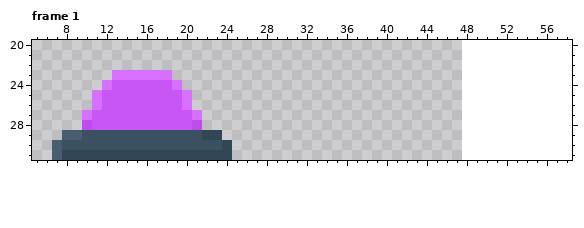
Pixel-art file: ColorblindnessGame/Assets/Interactive Objects/Button_Sprite.aseprite. The first picture shows the starting point.
64x64 pixels, 2 frames. Shown: frame 1: x 5..58, y 20..31. The old version is drawn lined up with the new one, on the new canvas. The commit also changed other frames, which this record leaves out.
Once edited:
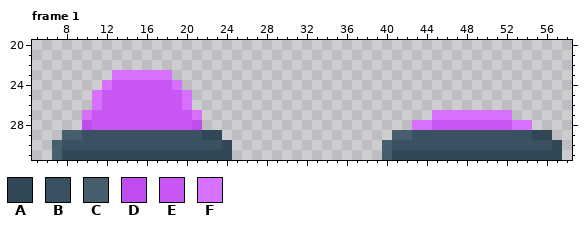
Palette (. is transparent): A #314756  B #3a5161  C #475e6e  D #bf4cec  E #c856f4  F #d76fff
Diff:
{"change": "canvas 64x64 -> 64x32, the old top-left corner now at -16,-32 (the part of the old canvas that was cut away was empty and is not shown)"}
{"where": "frame 1"}
{"frame":1,"y":27,"x":45,"old":"........","new":"FFFFFFFF"}
{"frame":1,"y":28,"x":43,"old":"............","new":"FFEEEEEEEEFF"}
{"frame":1,"y":29,"x":41,"old":"................","new":"CCBBBBBBBBBBBBAA"}
{"frame":1,"y":30,"x":40,"old":"..................","new":"CBBBBBBBBBBBBBBBBA"}
{"frame":1,"y":31,"x":40,"old":"..................","new":"CAAAAAAAAAAAAAAAAA"}
{"label":"added","picture_box":[382,110,562,160]}
